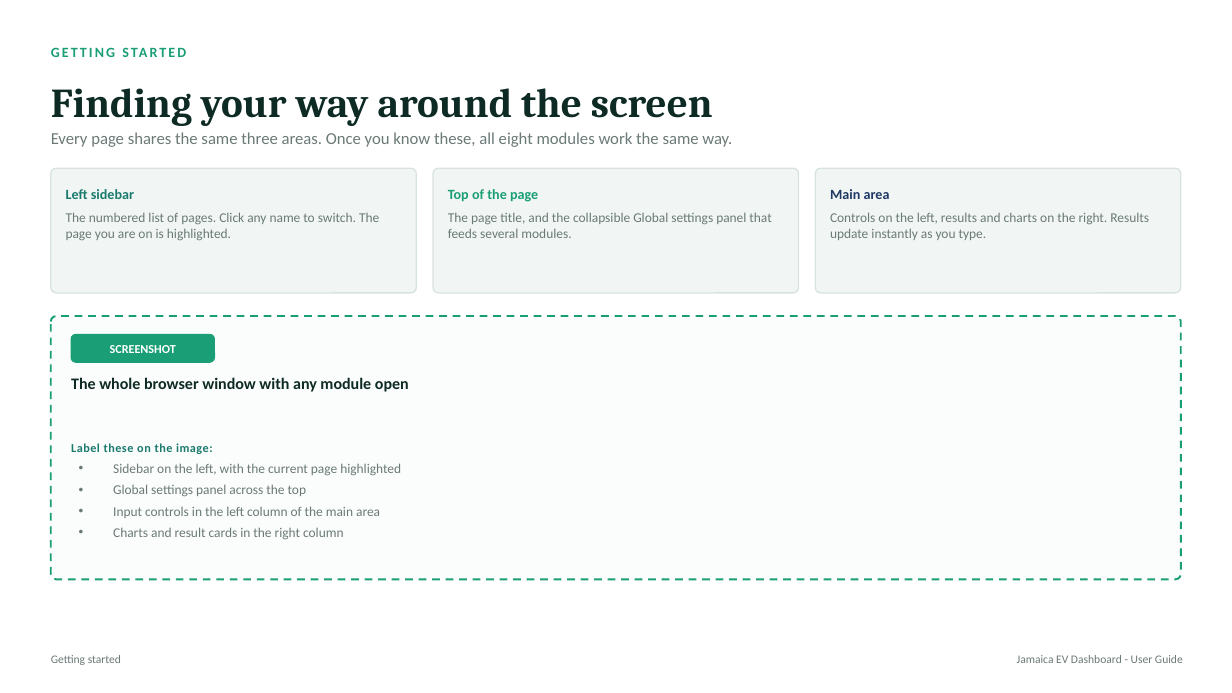
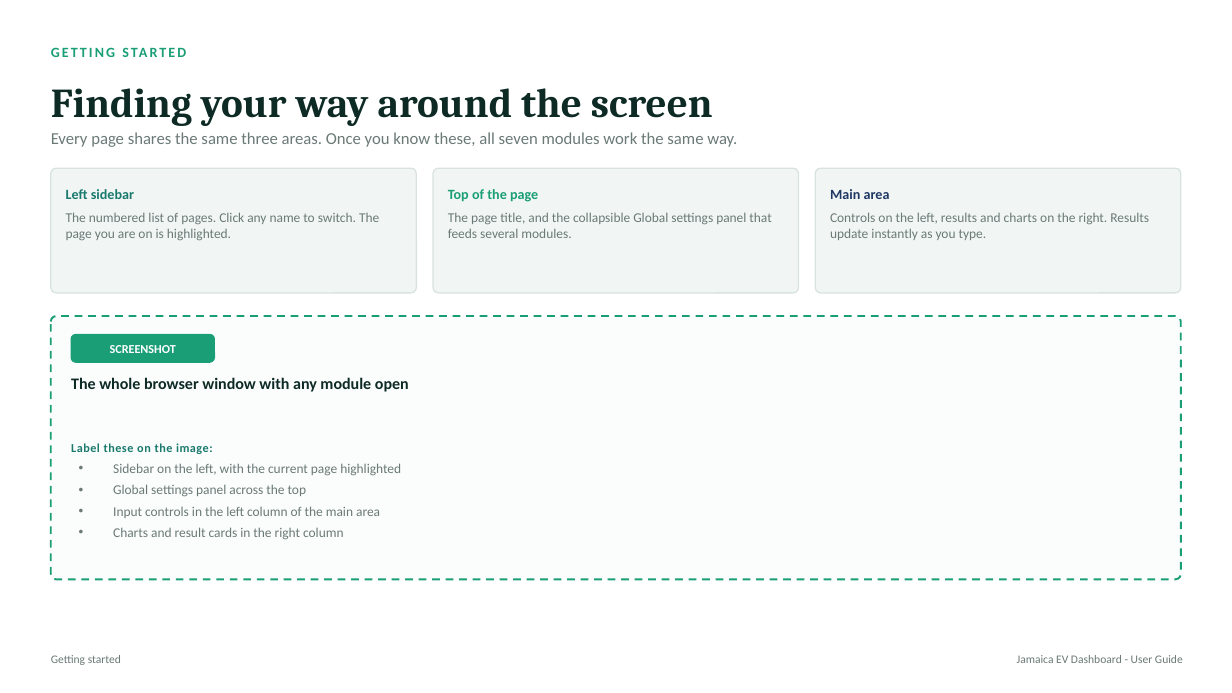
Before and after one commit to andsmart01-sketch/EV-Lab-UWI, a slide deck: slide 4 of docs/EV_Dashboard_User_Guide.pptx. Drawn at 1232x693 pixels with LibreOffice and Linux fonts; fonts in the diff are those of the drawing. Boxes give left, top, right and bottom in pixels: in the first picture for what was removed or moved away, otherwise in the second. Text is boxed around its words. In the diff, an @@ line names an element or a change of style, - is before the commit and + after.

Commit message:
Remove Route Cost Map placeholder module
The module was never started: no mapping data source was agreed and no
corridor distances were measured, so it could not have been populated
without inventing the numbers it displayed.

Removes tab-2 from MODULE_INFO, NAV_ICONS, serve_layout and the
instructions panel, and deletes placeholder_layout and the
MODULES_IN_DEVELOPMENT mechanism, which had nothing left to mark.

Display numbers shift: what was 6, 7 and 8 is now 5, 6 and 7. Guide
renumbered from 34 slides to 33. Report Section 1.4 now says seven
modules and Section 8.3 carries the route map as further work with the
blocker stated.

Also ignores Office ~$ lock files.

```diff
--- a/docs/EV_Dashboard_User_Guide.pptx
+++ b/docs/EV_Dashboard_User_Guide.pptx
@@ text at (x1=51, y1=132, x2=737, y2=147): text changed @@
-Every page shares the same three areas. Once you know these, all eight modules work the same way.
+Every page shares the same three areas. Once you know these, all seven modules work the same way.
```
Also in this commit, not shown: 13 other slides changed, 1 slide removed, 8 other files.
